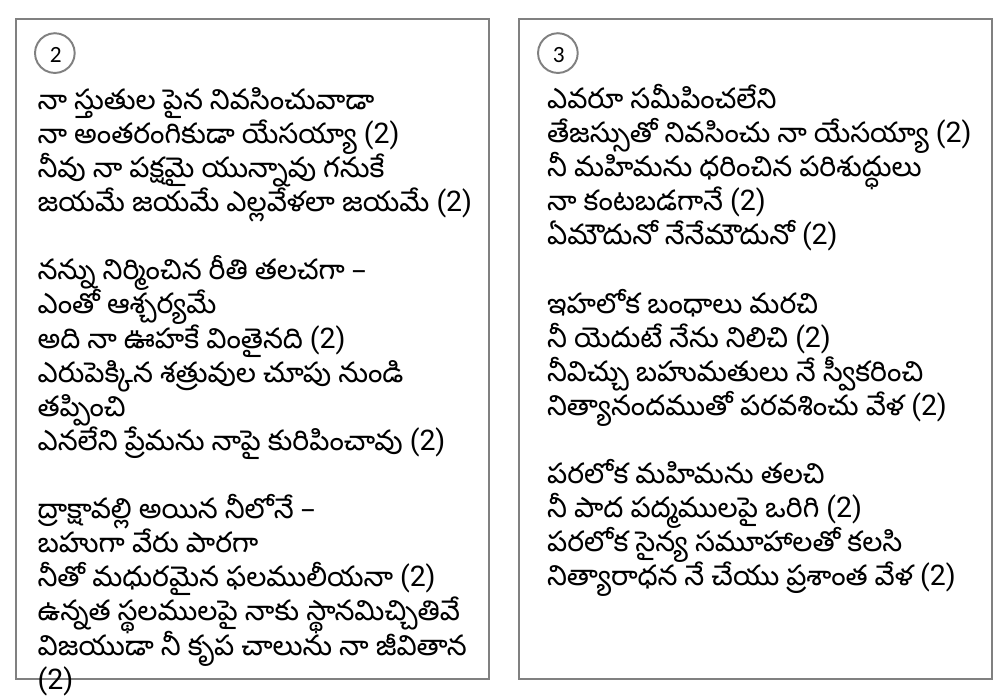
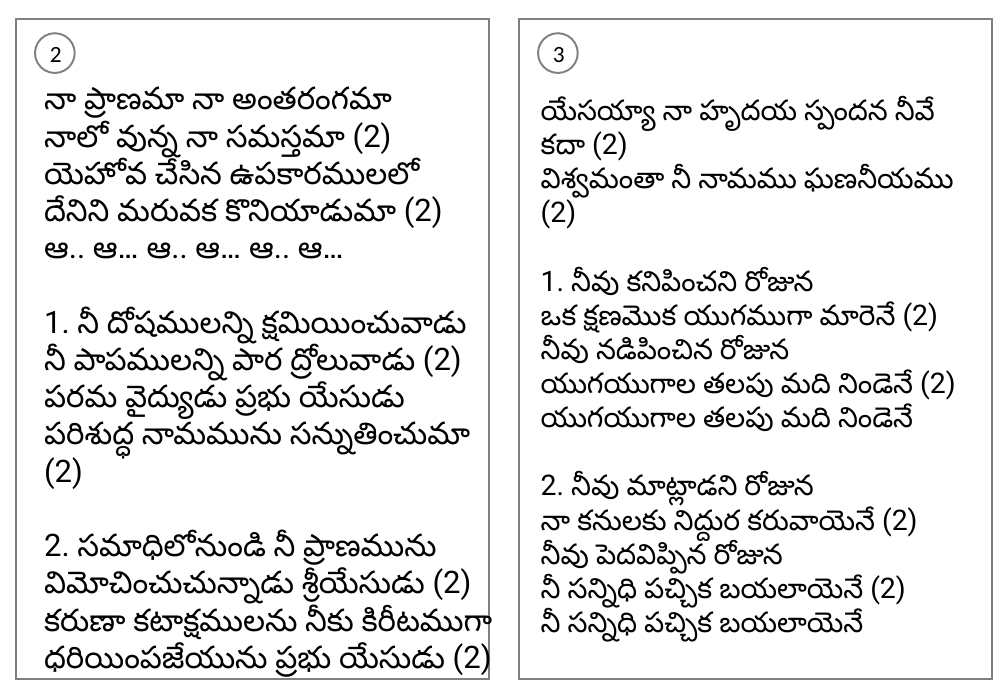
Before and after one commit to venu-webdev/songsDb, a slide deck: slide 2 of songsTemplate.pptx. Drawn at 1008x698 pixels with LibreOffice and Linux fonts; fonts in the diff are those of the drawing. Boxes give left, top, right and bottom in pixels: in the first picture for what was removed or moved away, otherwise in the second. Text is boxed around its words. In the diff, an @@ line names an element or a change of style, - is before the commit and + after.

```diff
--- a/songsTemplate.pptx
+++ b/songsTemplate.pptx
@@ text at <box>44,87,493,645</box>: text changed; size 22 to 24 pt @@
-నా స్తుతుల పైన నివసించువాడా
-నా అంతరంగికుడా యేసయ్యా (2)
-నీవు నా పక్షమై యున్నావు గనుకే
-జయమే జయమే ఎల్లవేళలా జయమే (2)
-నన్ను నిర్మించిన రీతి తలచగా –
-ఎంతో ఆశ్చర్యమే
-అది నా ఊహకే వింతైనది (2)
-ఎరుపెక్కిన శత్రువుల చూపు నుండి తప్పించి
-ఎనలేని ప్రేమను నాపై కురిపించావు (2)
-ద్రాక్షావల్లి అయిన నీలోనే –
-బహుగా వేరు పారగా
-నీతో మధురమైన ఫలములీయనా (2)
-ఉన్నత స్థలములపై నాకు స్థానమిచ్చితివే
-విజయుడా నీ కృప చాలును నా జీవితాన (2)
+నా ప్రాణమా నా అంతరంగమా
+నాలో వున్న నా సమస్తమా (2)
+యెహోవ చేసిన ఉపకారములలో
+దేనిని మరువక కొనియాడుమా (2)
+ఆ.. ఆ… ఆ.. ఆ… ఆ.. ఆ…
+1. నీ దోషములన్ని క్షమియించువాడు
+నీ పాపములన్ని పార ద్రోలువాడు (2)
+పరమ వైద్యుడు ప్రభు యేసుడు
+పరిశుద్ధ నామమును సన్నుతించుమా (2)
+2. సమాధిలోనుండి నీ ప్రాణమును
+విమోచించుచున్నాడు శ్రీయేసుడు (2)
+కరుణా కటాక్షములను నీకు కిరీటముగా
+ధరియింపజేయును ప్రభు యేసుడు (2)
@@ text at <box>541,99,956,642</box>: text changed @@
-ఎవరూ సమీపించలేని
-తేజస్సుతో నివసించు నా యేసయ్యా (2)
-నీ మహిమను ధరించిన పరిశుద్ధులు
-నా కంటబడగానే (2)
-ఏమౌదునో నేనేమౌదునో (2)
-ఇహలోక బంధాలు మరచి
-నీ యెదుటే నేను నిలిచి (2)
-నీవిచ్చు బహుమతులు నే స్వీకరించి
-నిత్యానందముతో పరవశించు వేళ (2)
-పరలోక మహిమను తలచి
-నీ పాద పద్మములపై ఒరిగి (2)
-పరలోక సైన్య సమూహాలతో కలసి
-నిత్యారాధన నే చేయు ప్రశాంత వేళ (2)
+యేసయ్యా నా హృదయ స్పందన నీవే కదా (2)
+విశ్వమంతా నీ నామము ఘణనీయము (2)
+1. నీవు కనిపించని రోజున
+ఒక క్షణమొక యుగముగా మారెనే (2)
+నీవు నడిపించిన రోజున
+యుగయుగాల తలపు మది నిండెనే (2)
+యుగయుగాల తలపు మది నిండెనే
+2. నీవు మాట్లాడని రోజున
+నా కనులకు నిద్దుర కరువాయెనే (2)
+నీవు పెదవిప్పిన రోజున
+నీ సన్నిధి పచ్చిక బయలాయెనే (2)
+నీ సన్నిధి పచ్చిక బయలాయెనే
```
Also in this commit, not shown: 1 other slide changed, 6 other files.
